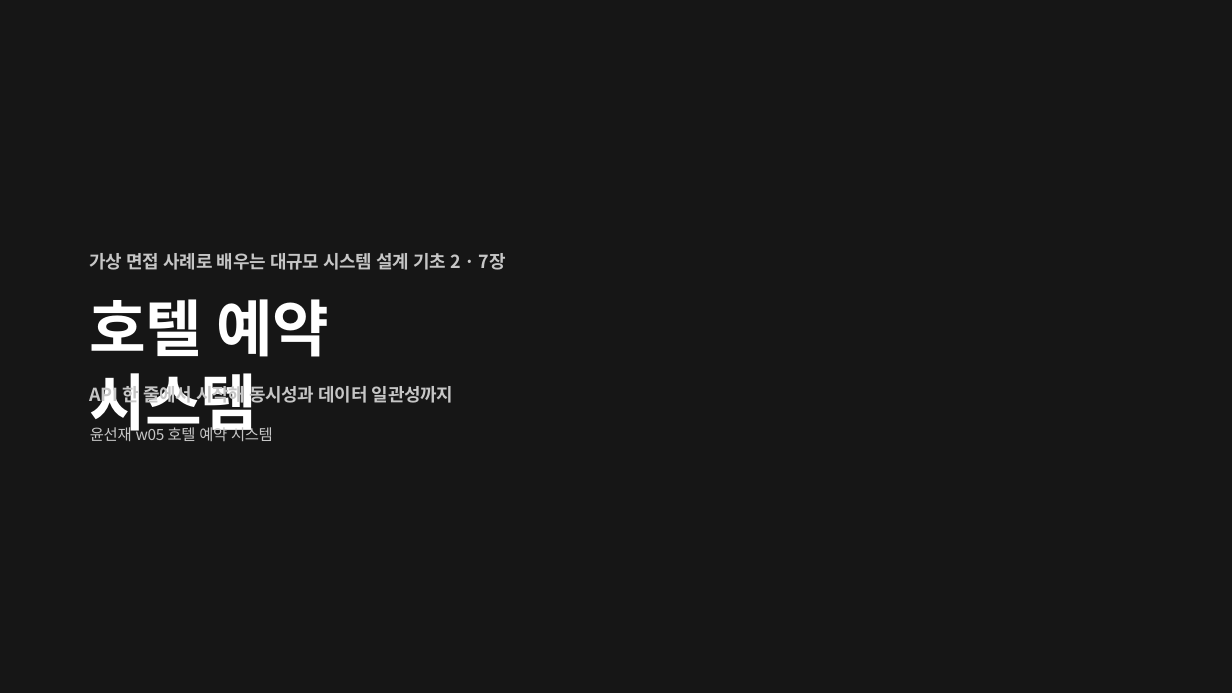
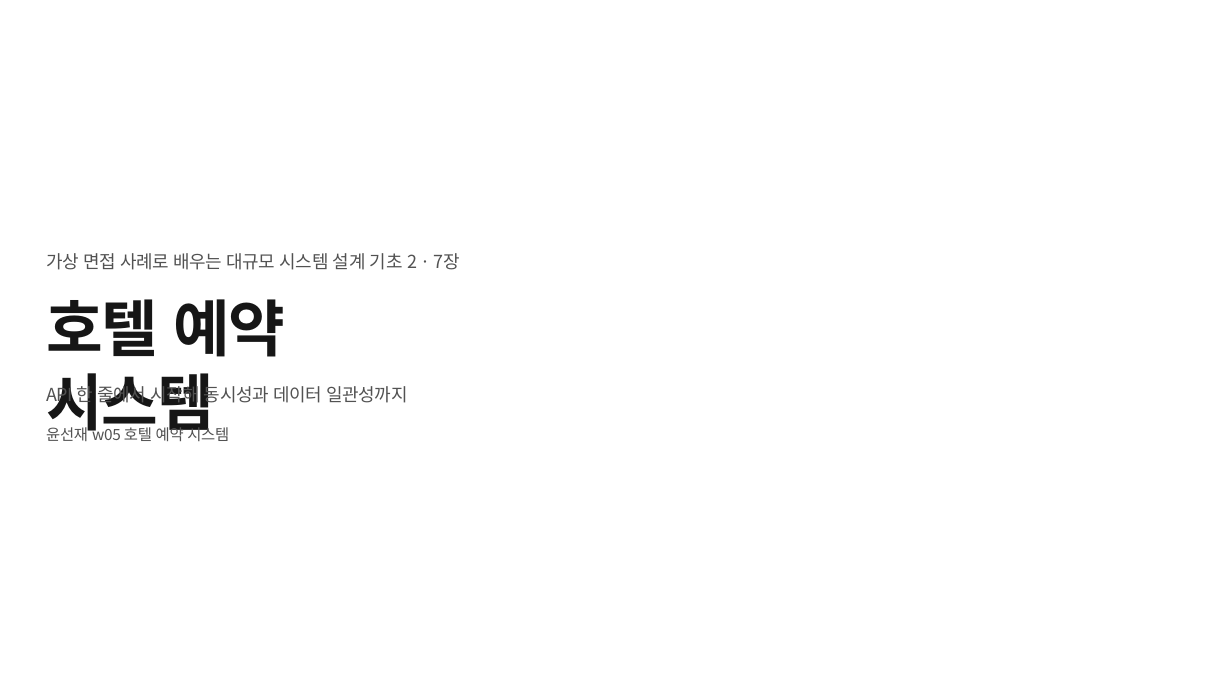
Before and after one commit to likelion-khu-BE/system-design-study, a slide deck: slide 1 of w05-호텔-예약-시스템/발표자료/호텔 예약 시스템 발표자료_윤선재.pptx. Drawn at 1232x693 pixels with LibreOffice and Linux fonts; fonts in the diff are those of the drawing. Boxes give left, top, right and bottom in pixels: in the first picture for what was removed or moved away, otherwise in the second. Text is boxed around its words. In the diff, an @@ line names an element or a change of style, - is before the commit and + after.

Commit message:
윤선재 w05 발표자료 수정

```diff
--- a/w05-호텔-예약-시스템/발표자료/호텔 예약 시스템 발표자료_윤선재.pptx
+++ b/w05-호텔-예약-시스템/발표자료/호텔 예약 시스템 발표자료_윤선재.pptx
@@ background #161616 to #FFFFFF @@
@@ text "가상 면접 사례로 배우는 대규모 ..." at (46,253,461,270): text colour #C6C6C6 to #525252, bold off @@
@@ title "호텔 예약 시스템" at (46,299,285,441): text colour #FFFFFF to #161616 @@
@@ text "API 한 줄에서 시작해 동시성과 ..." at (46,382,407,406): text colour #C6C6C6 to #525252, bold off @@
@@ 3 texts, 1 title: place and size @@
-3 texts, 1 title at (90,253,506,441)
+3 texts, 1 title at (46,253,461,441)
@@ text "윤선재 w05 호텔 예약 시스템" at (46,425,229,441): text colour #C6C6C6 to #525252 @@
```
Also in this commit, not shown: 18 other slides changed, 2 slides added, 7 slides removed, 1 other file.
